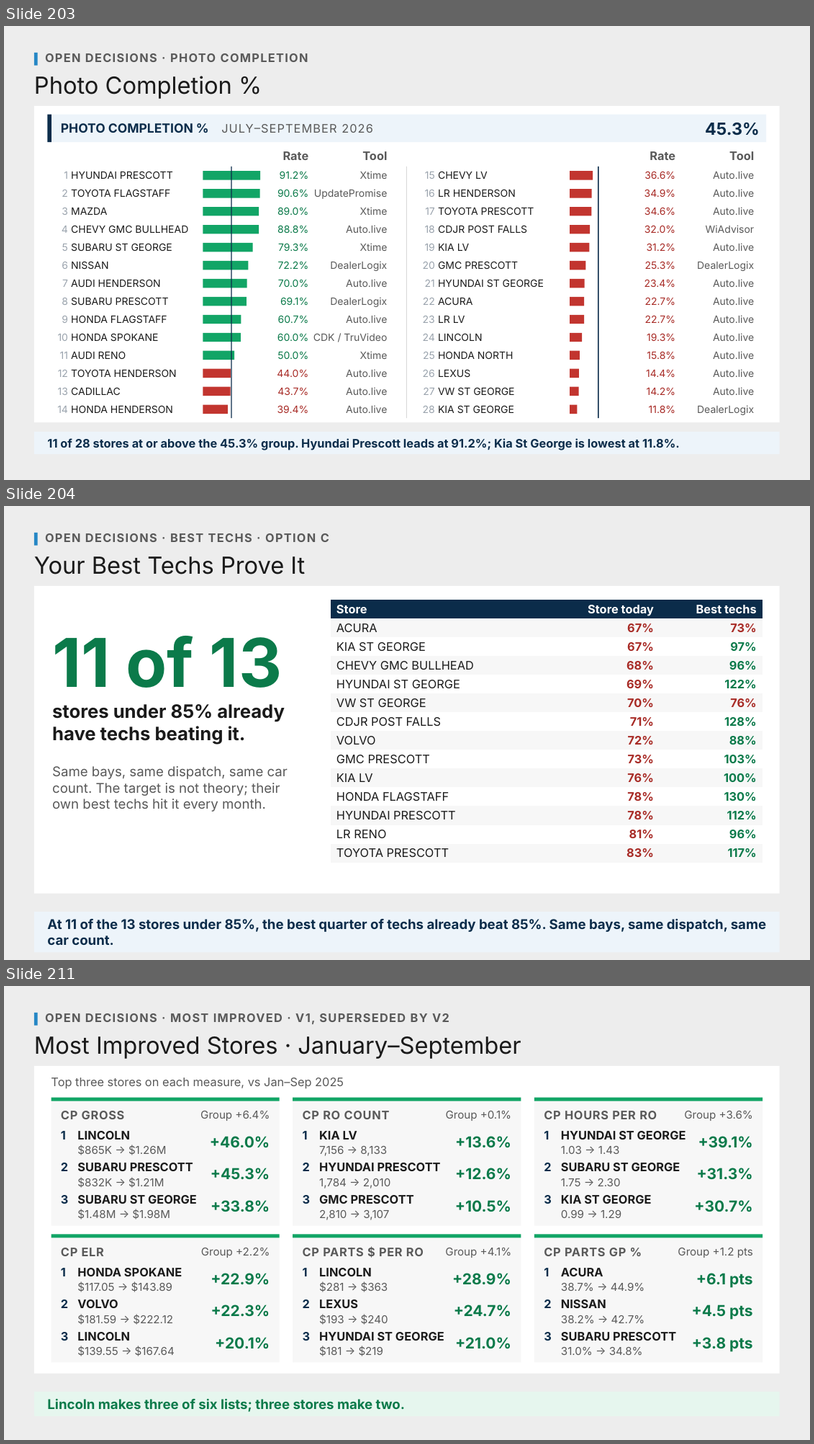
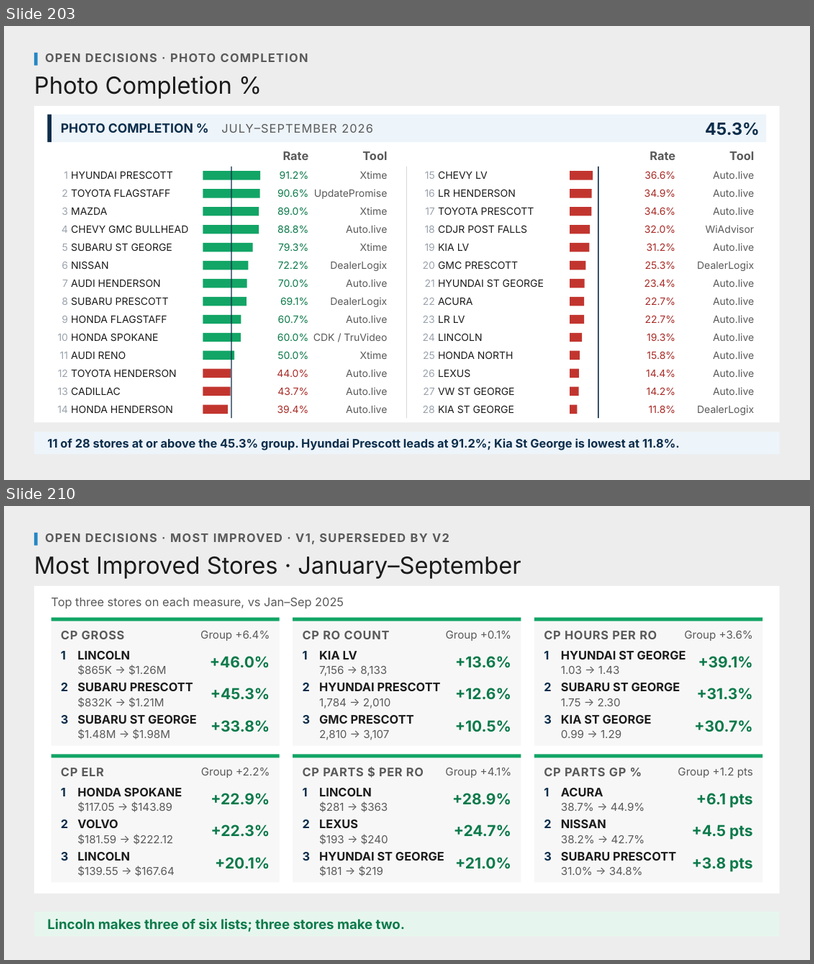
Before and after one commit to Ndresner/Noah, a slide deck: day2-deck/decks/Fixed Ops - Day 2 Example Test Deck.pptx. Shown one above the other, each under a label of ours: slides 203, 204 and 211 before the commit, slides 203 and 210 after it; the slides between them are not shown. The pictures are 814x1444 and 814x964 pixels, drawn with LibreOffice and Linux fonts; fonts in the diff are those of the drawing. Boxes give left, top, right and bottom in pixels: in the first picture for what was removed or moved away, otherwise in the second. Text is boxed around its words. In the diff, an @@ line names an element or a change of style, - is before the commit and + after.

```diff
--- a/day2-deck/decks/Fixed Ops - Day 2 Example Test Deck.pptx
+++ b/day2-deck/decks/Fixed Ops - Day 2 Example Test Deck.pptx
@@ slide 204 removed at [4,506,810,960], background #EDEDED @@
@@ rectangle removed at [34,533,38,546] @@
@@ text removed at [45,533,329,542] @@
-OPEN DECISIONS · BEST TECHS · OPTION C
@@ text removed at [34,556,305,574] @@
-Your Best Techs Prove It
@@ rectangle removed at [34,586,780,893] @@
@@ table removed at [331,600,763,860], 14 rows, 3 columns @@
-Store | Store today | Best techs
-ACURA | 67% | 73%
-KIA ST GEORGE | 67% | 97%
-CHEVY GMC BULLHEAD | 68% | 96%
-HYUNDAI ST GEORGE | 69% | 122%
-VW ST GEORGE | 70% | 76%
-CDJR POST FALLS | 71% | 128%
-VOLVO | 72% | 88%
-GMC PRESCOTT | 73% | 103%
-KIA LV | 76% | 100%
-HONDA FLAGSTAFF | 78% | 130%
-HYUNDAI PRESCOTT | 78% | 112%
-LR RENO | 81% | 96%
-TOYOTA PRESCOTT | 83% | 117%
@@ text removed at [52,636,282,687] @@
-11 of 13
@@ text removed at [52,704,285,744] @@
-stores under 85% already have techs beating it.
@@ text removed at [52,766,288,811] @@
-Same bays, same dispatch, same car count. The target is not theory; their own best techs hit it every month.
@@ rectangle removed at [34,911,780,952] @@
@@ text removed at [47,918,766,944] @@
-At 11 of the 13 stores under 85%, the best quarter of techs already beat 85%. Same bays, same dispatch, same car count.
@@ what was slide 211 is now slide 210 @@
```
Also in this commit, not shown: 1 slide changed, 4 other files.
